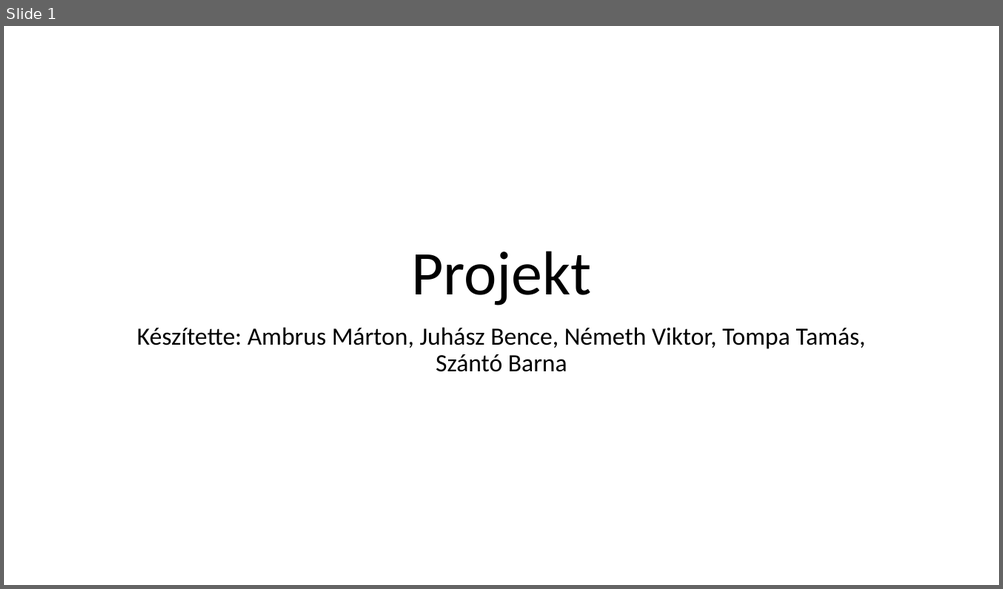
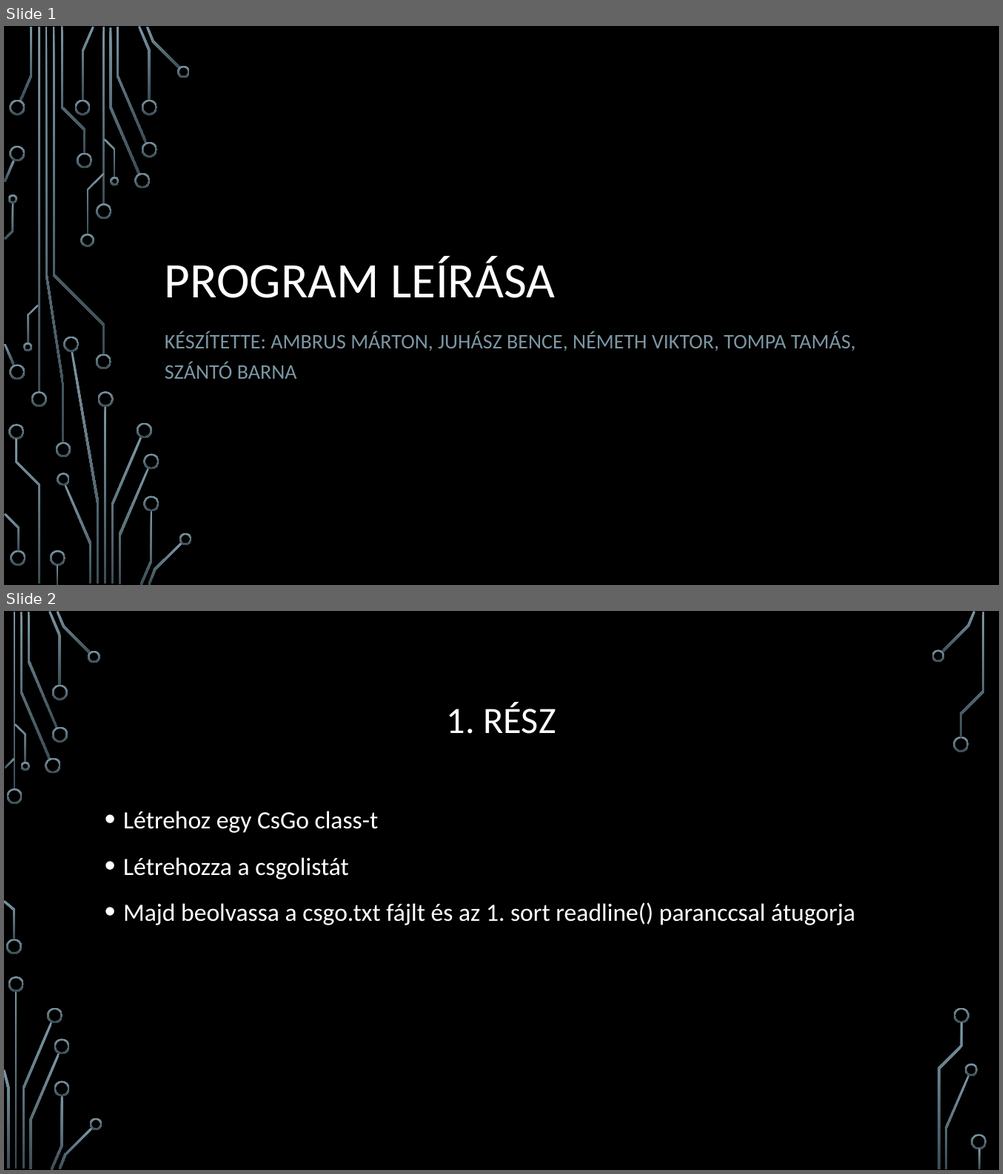
Before and after one commit to vbrine/python-progi, a slide deck: program.pptx. Shown one above the other, each under a label of ours: slide 1 before the commit, slides 1 and 2 after it. The pictures are 1003x589 and 1003x1174 pixels, drawn with LibreOffice and Linux fonts; fonts in the diff are those of the drawing; background and template pictures are left out. Boxes give left, top, right and bottom in pixels: in the first picture for what was removed or moved away, otherwise in the second. Text is boxed around its words. In the diff, an @@ line names an element or a change of style, - is before the commit and + after.

```diff
--- a/program.pptx
+++ b/program.pptx
@@ slide 2 added at (4, 611, 999, 1170), background picture (left out) @@
@@ title added at (447, 703, 555, 734), 36 pt, text #FFFFFF @@
+1. RÉSZ
@@ text added at (123, 811, 855, 925), 24 pt, text #FFFFFF @@
+• Létrehoz egy CsGo class-t
+• Létrehozza a csgolistát
+• Majd beolvassa a csgo.txt fájlt és az 1. sort readline() paranccsal átugorja
@@ group added at (4, 611, 987, 1170): 33 freeform shapes, 3 rectangles @@
@@ slide 1 changed as well @@
@@ background #FFFFFF to picture (left out) @@
@@ title at (165, 256, 555, 298): text changed; size 60 to 48 pt; text colour #000000 to #FFFFFF @@
-Projekt
+PROGRAM LEÍRÁSA
@@ subtitle at (165, 332, 856, 379): text changed; size 24 to 20 pt; text colour #000000 to #7C96A3 @@
-Készítette: Ambrus Márton, Juhász Bence, Németh Viktor, Tompa Tamás, Szántó Barna
+KÉSZÍTETTE: AMBRUS MÁRTON, JUHÁSZ BENCE, NÉMETH VIKTOR, TOMPA TAMÁS, SZÁNTÓ BARNA
@@ group added at (4, 26, 192, 585): 50 freeform shapes, 4 rectangles @@
```
Also in this commit, not shown: 4 other slides added, 1 slide removed.
